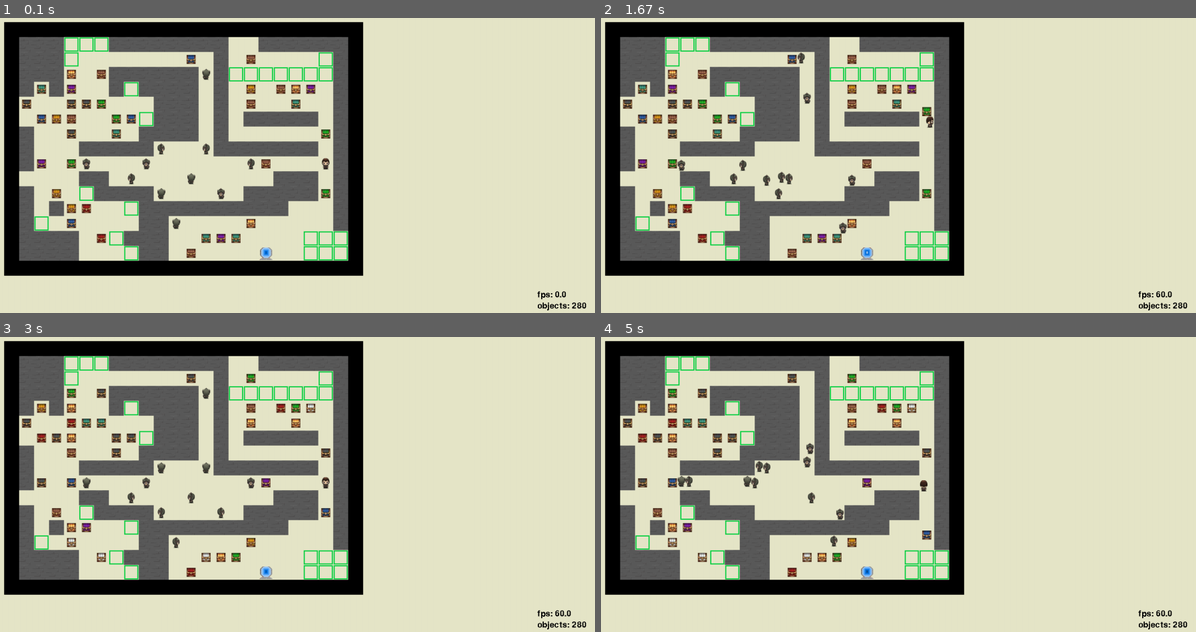
Above: before the commit, frames 1-4 (two rows, left to right).
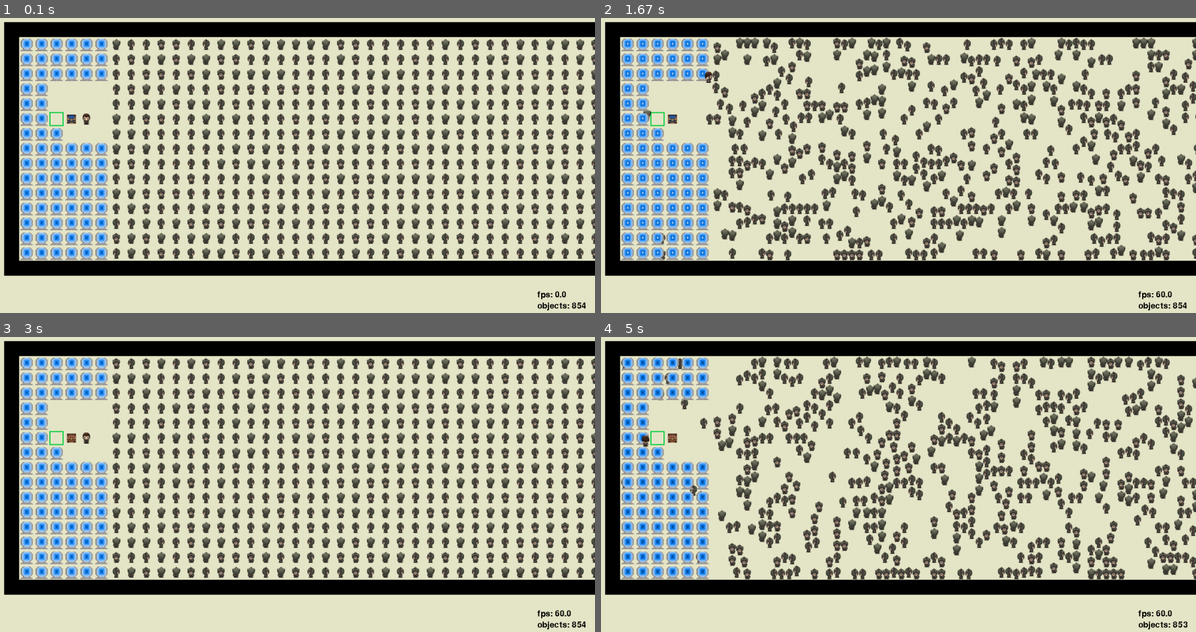
Above: after the commit, the same moments.

Repository: OnlyAoiKunie/sokoban-pygame
Game: pygame game, started from main.py
Two runs of this game, one before a commit and one after it. Both use one fixed random seed, a clock stepped at 60 frames per second and the inputs below.
Inputs:
- Up to frame 1 (0.1 s): no input
- Up to frame 2 (1.67 s): hold Right 0.33-0.8 s; hold Up 0.83-1.3 s; hold Right from 1.33 s (still down)
- Up to frame 3 (3 s): release Right at 1.8 s; hold Left 1.83-2.37 s; hold Esc 2.4-2.87 s; hold Down 2.4-2.87 s; tap Enter at 2.9 s
- Up to frame 4 (5 s): tap Space at 3.23, 3.63, 3.93, 4.13, 4.43, 4.63, 4.93 s; hold Down 3.57-4.03 s; hold Left 4.07-4.53 s; hold Up from 4.57 s (still down)

The runs differ from the first frame. In frame 1, 41% of the frame differs, in the area x 3-100%, y 1-99%; in frame 2, 42%; in frame 3, 41%; in frame 4, 42%.

Commit message:
add victory detection and go next level

Diff:
--- a/element/player.py
+++ b/element/player.py
@@ -52,6 +52,12 @@
 
     def Set_Dead(self):
         self.__isdead = True
+
+    def is_won(self, all_objects: dict) -> bool:
+        for goal in all_objects[ObjectID.GOAL]:
+            if not pygame.sprite.spritecollide(goal, all_objects[ObjectID.BOX], dokill=False):
+                return False
+        return True
 
     # 增加子彈
     def add_ammo(self, delta):
--- a/frame/__init__.py
+++ b/frame/__init__.py
@@ -1 +1,2 @@
 import frame.pause
+import frame.victory
--- /dev/null
+++ b/frame/victory.py
@@ -0,0 +1,56 @@
+import time
+import pygame
+
+import parameter
+
+NEXTLEVEL = 0
+RESTART = 1
+EXIT = 2
+
+
+class Victory():
+    def __init__(self):
+        self.__selection = 0
+        self.__normal_font = pygame.font.SysFont("default", 32)
+        self.__selected_font = pygame.font.SysFont("default", 60)
+        self.__option1_pos = (parameter.WIN_WIDTH//2-100, parameter.WIN_HEIGHT//2-200)
+        self.__option2_pos = (parameter.WIN_WIDTH//2-100, parameter.WIN_HEIGHT//2-100)
+        self.__option3_pos = (parameter.WIN_WIDTH//2-100, parameter.WIN_HEIGHT//2)
+        self.__cooldown = time.time()
+
+    def update(self, screen):
+        keys = pygame.key.get_pressed()
+        now = time.time()
+        if now - self.__cooldown > parameter.PAUSE_KEY_COOLDOWN:
+            self.__cooldown = now
+
+            if keys[pygame.K_UP]:
+                self.__selection -= 1
+            elif keys[pygame.K_DOWN]:
+                self.__selection += 1
+
+            if self.__selection < 0 or self.__selection > 2:
+                self.__selection %= 3
+
+        self.__draw(screen)
+
+        # press enter
+        if keys[pygame.K_RETURN]:
+            act = self.__selection
+            self.__selection = 0
+            return act
+
+    def __draw(self, screen):
+        text = self.__render_text("next level", 0)
+        screen.blit(text, self.__option1_pos)
+        text = self.__render_text("restart", 1)
+        screen.blit(text, self.__option2_pos)
+        text = self.__render_text("exit", 2)
+        screen.blit(text, self.__option3_pos)
+
+    def __render_text(self, text, target_selection):
+        if self.__selection == target_selection:
+            text = self.__selected_font.render(text, False, (0, 0, 0))
+        else:
+            text = self.__normal_font.render(text, False, (0, 0, 0))
+        return text
--- a/main.py
+++ b/main.py
@@ -1,5 +1,6 @@
 import pygame
 import time
+import enum
 
 pygame.init()  # 初始化pygame
 pygame.font.init()
@@ -12,6 +13,12 @@
 import element
 import maps
 import frame
+
+
+class GameState(enum.Enum):
+    PLAYING = 0
+    PAUSE = 1
+    VICTORY = 2
 
 
 class Game():
@@ -25,11 +32,11 @@
         self.ticker = pygame.time.Clock()
         self.background = (230, 230, 200)  # 背景顏色
         self.level = level
-        self.map_ = maps.get_map(level)
         self.build_world()
         self.key_cooldown = time.time()
         self.game_pause = frame.pause.Pause() # pause frame
-        self.STW = False # stop the world (pause)
+        self.game_victory = frame.victory.Victory()
+        self.state = GameState.PLAYING
 
         self.display_font = pygame.font.SysFont("default", 32)
 
@@ -39,29 +46,41 @@
             self.mask = element.Mask(player_x, player_y)
 
     def run_game(self):
-        in_game = True
-        while in_game:
+        self.in_game = True
+        while self.in_game:
             # 基礎事件
             events = pygame.event.get()
             for event in events:
                 if event.type == pygame.QUIT:
-                    in_game = False
-
-            if self.STW:
+                    self.in_game = False
+
+            if self.state == GameState.PLAYING:
+                self.update_world()
+                self.key_handle()
+                self.draw_world()
+            elif self.state == GameState.PAUSE:
                 # 背景色
                 self.screen.fill(self.background)
                 selection = self.game_pause.update(self.screen)
                 if selection == frame.pause.RESUME:
-                    self.STW = False
+                    self.state = GameState.PLAYING
                 elif selection == frame.pause.RESTART:
                     self.restart()
-                    self.STW = False
+                    self.state = GameState.PLAYING
                 elif selection == frame.pause.EXIT:
-                    in_game = False
-            else:
-                self.update_world()
-                self.key_handle()
-                self.draw_world()
+                    self.in_game = False
+            elif self.state == GameState.VICTORY:
+                self.screen.fill(self.background)
+                selection = self.game_victory.update(self.screen)
+                if selection == frame.victory.NEXTLEVEL:
+                    self.level += 1
+                    self.build_world()
+                    self.state = GameState.PLAYING
+                elif selection == frame.pause.RESTART:
+                    self.restart()
+                    self.state = GameState.PLAYING
+                elif selection == frame.pause.EXIT:
+                    self.in_game = False
 
             # debug用資訊
             text = " fps: {:.1f}".format(self.ticker.get_fps())
@@ -114,7 +133,7 @@
 
         # game pause
         if keys[pygame.K_ESCAPE]:
-            self.STW = True
+            self.state = GameState.PAUSE
 
     # 建構地圖
     def build_world(self):
@@ -126,8 +145,10 @@
         self.portals = pygame.sprite.Group()
         self.walls = pygame.sprite.Group()
 
+        self.map_ = maps.get_map(self.level)
+
         x, y = 0, 0
-        for i, v in enumerate(self.map_):
+        for _, v in enumerate(self.map_):
             if v == "\n": # 換行
                 y += 40
                 x = 0
@@ -179,6 +200,9 @@
         if self.player.isdead() == True:
             self.gameover()
 
+        if self.player.is_won(self.all_objects):
+            self.state = GameState.VICTORY
+
 
     # 畫在螢幕上
     def draw_world(self):
@@ -204,5 +228,5 @@
 
 if __name__ == "__main__":
     # debugging now, mask_enabled should be True
-    game = Game(level=9, mask_enabled=False)
+    game = Game(level=0, mask_enabled=False)
     game.run_game()
--- a/maps/__init__.py
+++ b/maps/__init__.py
@@ -4,23 +4,23 @@
 __maps = [
 # map 0 (exception, debugging)
 """
-HHHHHHHHHHHHHHHHHHHHHHHHHHHHHHHHHHHHHHHHHHHHHHHHHHHHHHHHHHHHHH
-HPPPPPP!!!!!!!!!!!!!!!!!!!!!!!!!!!!!!!!!!!!!!!!!!!!!!!!!!!!!!!
-HPPPPPP!!!!!!!!!!!!!!!!!!!!!!!!!!!!!!!!!!!!!!!!!!!!!!!!!!!!!!!
-HPPPPPP!!!!!!!!!!!!!!!!!!!!!!!!!!!!!!!!!!!!!!!!!!!!!!!!!!!!!!!
-HPPPPPP!!!!!!!!!!!!!!!!!!!!!!!!!!!!!!!!!!!!!!!!!!!!!!!!!!!!!!!
-HPPP   !!!!!!!!!!!!!!!!!!!!!!!!!!!!!!!!!!!!!!!!!!!!!!!!!!!!!!!
-HPPP @ !!!!!!!!!!!!!!!!!!!!!!!!!!!!!!!!!!!!!!!!!!!!!!!!!!!!!!!
-HPPP   !!!!!!!!!!!!!!!!!!!!!!!!!!!!!!!!!!!!!!!!!!!!!!!!!!!!!!!
-HPPPPPP!!!!!!!!!!!!!!!!!!!!!!!!!!!!!!!!!!!!!!!!!!!!!!!!!!!!!!!
-HPPPPPP!!!!!!!!!!!!!!!!!!!!!!!!!!!!!!!!!!!!!!!!!!!!!!!!!!!!!!!
-HPPPPPP!!!!!!!!!!!!!!!!!!!!!!!!!!!!!!!!!!!!!!!!!!!!!!!!!!!!!!!
-HPPPPPP!!!!!!!!!!!!!!!!!!!!!!!!!!!!!!!!!!!!!!!!!!!!!!!!!!!!!!!
-HPPPPPP!!!!!!!!!!!!!!!!!!!!!!!!!!!!!!!!!!!!!!!!!!!!!!!!!!!!!!!
-HPPPPPP!!!!!!!!!!!!!!!!!!!!!!!!!!!!!!!!!!!!!!!!!!!!!!!!!!!!!!!
-HPPPPPP!!!!!!!!!!!!!!!!!!!!!!!!!!!!!!!!!!!!!!!!!!!!!!!!!!!!!!!
-HPPPPPP!!!!!!!!!!!!!!!!!!!!!!!!!!!!!!!!!!!!!!!!!!!!!!!!!!!!!!!
-HHHHHHHHHHHHHHHHHHHHHHHHHHHHHHHHHHHHHHHHHHHHHHHHHHHHHHHHHHHHHH
+HHHHHHHHHHHHHHHHHHHHHHHHHHHHHHHHHHHHHHHHHHHHHHHHHHH
+HPPPPPP!!!!!!!!!!!!!!!!!!!!!!!!!!!!!!!!!!!!!!!!!!!!
+HPPPPPP!!!!!!!!!!!!!!!!!!!!!!!!!!!!!!!!!!!!!!!!!!!!
+HPPPPPP!!!!!!!!!!!!!!!!!!!!!!!!!!!!!!!!!!!!!!!!!!!!
+HPP    !!!!!!!!!!!!!!!!!!!!!!!!!!!!!!!!!!!!!!!!!!!!
+HPP    !!!!!!!!!!!!!!!!!!!!!!!!!!!!!!!!!!!!!!!!!!!!
+HPP.$@ !!!!!!!!!!!!!!!!!!!!!!!!!!!!!!!!!!!!!!!!!!!!
+HPPP   !!!!!!!!!!!!!!!!!!!!!!!!!!!!!!!!!!!!!!!!!!!!
+HPPPPPP!!!!!!!!!!!!!!!!!!!!!!!!!!!!!!!!!!!!!!!!!!!!
+HPPPPPP!!!!!!!!!!!!!!!!!!!!!!!!!!!!!!!!!!!!!!!!!!!!
+HPPPPPP!!!!!!!!!!!!!!!!!!!!!!!!!!!!!!!!!!!!!!!!!!!!
+HPPPPPP!!!!!!!!!!!!!!!!!!!!!!!!!!!!!!!!!!!!!!!!!!!!
+HPPPPPP!!!!!!!!!!!!!!!!!!!!!!!!!!!!!!!!!!!!!!!!!!!!
+HPPPPPP!!!!!!!!!!!!!!!!!!!!!!!!!!!!!!!!!!!!!!!!!!!!
+HPPPPPP!!!!!!!!!!!!!!!!!!!!!!!!!!!!!!!!!!!!!!!!!!!!
+HPPPPPP!!!!!!!!!!!!!!!!!!!!!!!!!!!!!!!!!!!!!!!!!!!!
+HHHHHHHHHHHHHHHHHHHHHHHHHHHHHHHHHHHHHHHHHHHHHHHHHHH
 """,
 
 # map 1
@@ -29,7 +29,7 @@
 H########################H
 H#.########  !     $.####H
 H# ########$  ###### ####H
-H#!   #####  $######!####H
+H# ########  $######!####H
 H# ######  $ $ ##### ####H
 H#$###### # ## ##### ####H
 H# ####   # ## #####  ..#H
